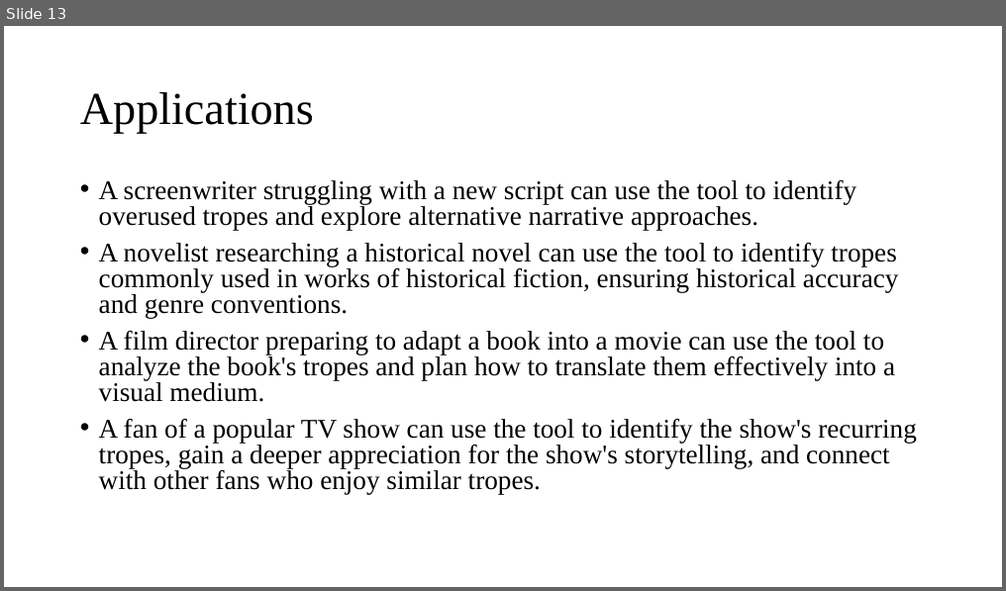
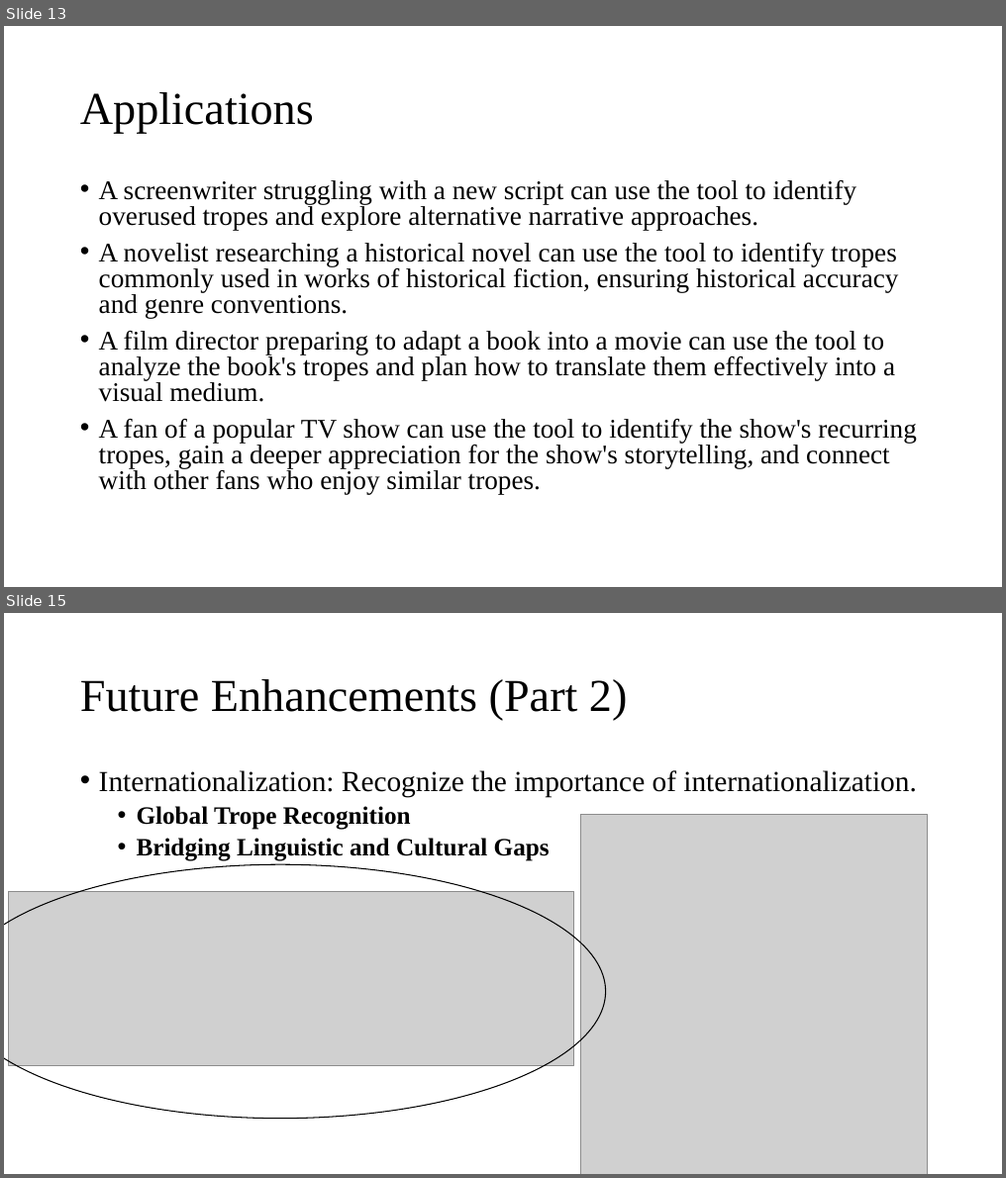
Before and after one commit to ivanchanzhengyang/Media-Trope-Scanner, a slide deck: Unveiling Tropes.pptx. Shown one above the other, each under a label of ours: slide 13 before the commit, slides 13 and 15 after it; the slides between them are not shown. The pictures are 1006x591 and 1006x1178 pixels, drawn with LibreOffice and Linux fonts; fonts in the diff are those of the drawing; grey boxes stand for pictures; background and template pictures are left out. Boxes give left, top, right and bottom in pixels: in the first picture for what was removed or moved away, otherwise in the second. Text is boxed around its words. In the diff, an @@ line names an element or a change of style, - is before the commit and + after.

```diff
--- a/Unveiling Tropes.pptx
+++ b/Unveiling Tropes.pptx
@@ slide 15 added at <box>4,613,1002,1174</box>, background #FFFFFF @@
@@ title added at <box>80,679,627,721</box>, 44 pt, text #000000 @@
+Future Enhancements (Part 2)
@@ text added at <box>99,770,916,861</box>, 28 pt, text #000000 @@
+• Internationalization: Recognize the importance of internationalization.
+  • Global Trope Recognition
+  • Bridging Linguistic and Cultural Gaps
@@ picture added at <box>580,814,927,1174</box> @@
@@ ellipse added at <box>4,864,606,1118</box>, outline #000000 1 pt @@
@@ picture added at <box>9,891,574,1065</box> @@
```
Also in this commit, not shown: 3 slides changed, 3 other slides added, 2 slides removed, 47 other files.
